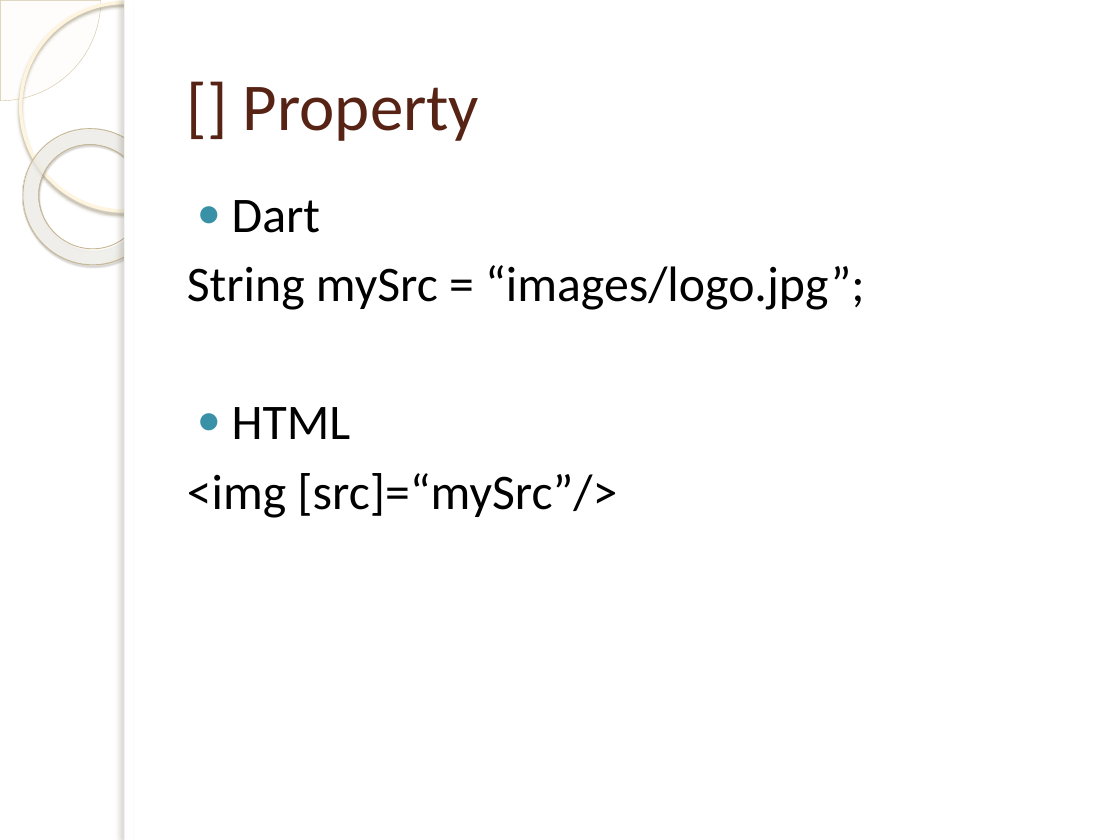
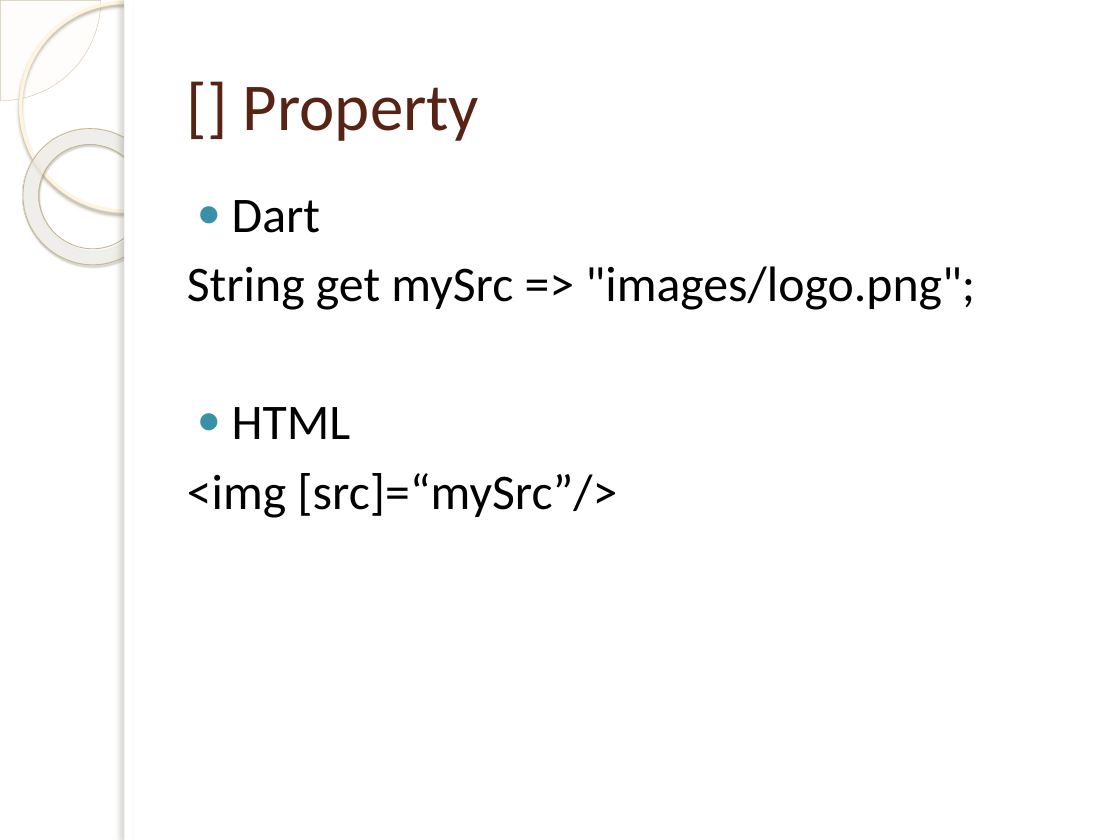
Before and after one commit to cdnielson/angular2presentation, a slide deck: slide 14 of Angular 2.pptx. Drawn at 1120x840 pixels with LibreOffice and Linux fonts; fonts in the diff are those of the drawing; background and template pictures are left out. Boxes give left, top, right and bottom in pixels: in the first picture for what was removed or moved away, otherwise in the second. Text is boxed around its words. In the diff, an @@ line names an element or a change of style, - is before the commit and + after.

```diff
--- a/Angular 2.pptx
+++ b/Angular 2.pptx
@@ text at [187,266,975,310]: text changed @@
-String mySrc = “images/logo.jpg”;
+String get mySrc => "images/logo.png";
```
Also in this commit, not shown: 7 other slides changed, 3 other files.
